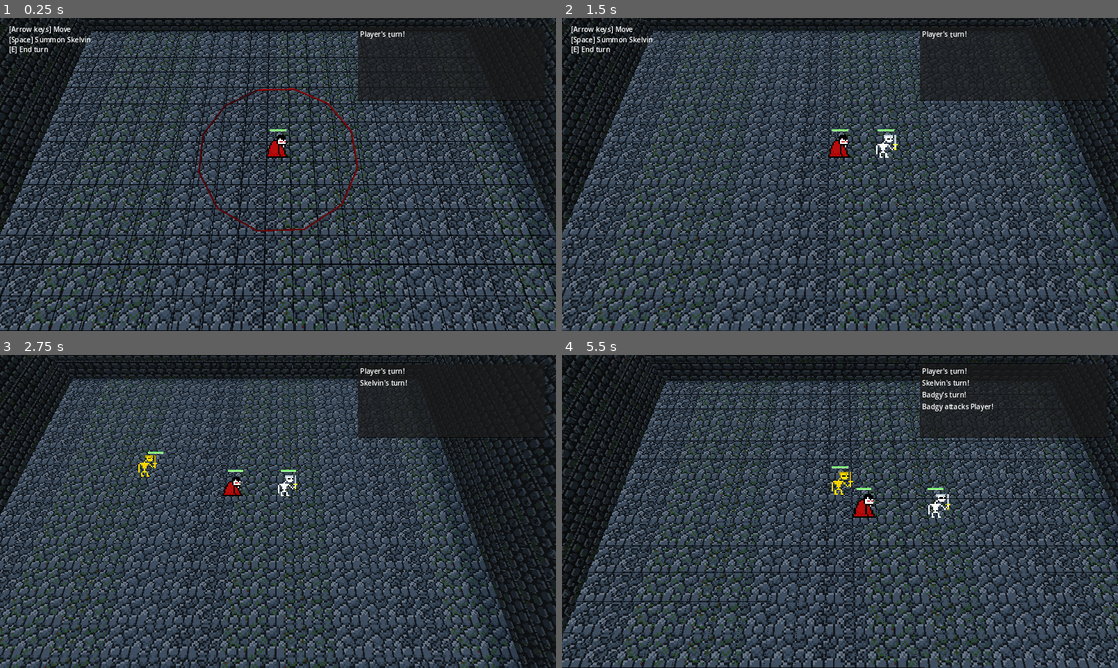
Above: before the commit, frames 1-4 (two rows, left to right).
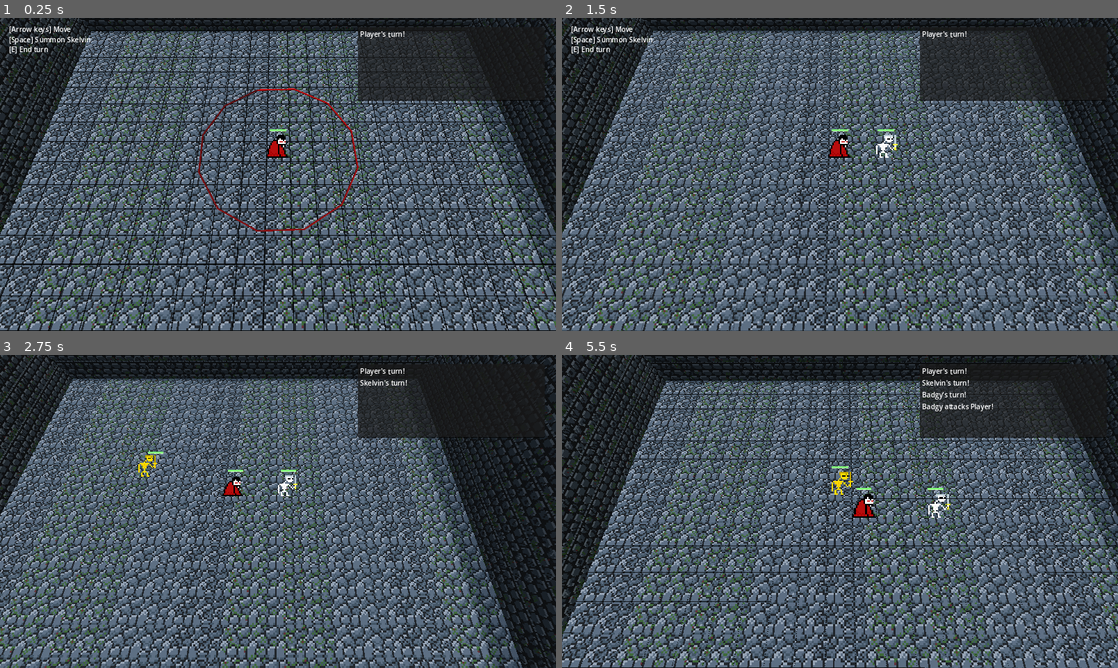
Above: after the commit, the same moments.

Repository: FlamingRat/ldjam55
Game: Godot game, scene res://levels/overworld.tscn
Same seed, same stepped clock (60 frames per second), same inputs: the game is played once before the commit and once after it.
Inputs:
- Up to frame 1 (0.25 s): no input
- Up to frame 2 (1.5 s): tap Enter (ui_accept) at 0.5, 0.77, 1.25 s; hold Right (ui_right) 0.53-1.28 s; tap E (end_turn) at 0.6, 1.35 s; hold Down (ui_down) from 1.28 s (still down)
- Up to frame 3 (2.75 s): tap Enter (ui_accept) at 1.52 s; release Down (ui_down) at 2.03 s; hold Right (ui_right) from 2.03 s (still down); tap E (end_turn) at 2.1 s
- Up to frame 4 (5.5 s): release Right (ui_right) at 2.78 s; hold Up (ui_up) 2.78-3.53 s; tap E (end_turn) every 0.75 s from 2.85 to 5.1 s; tap Enter (ui_accept) at 3.02, 3.77, 4.52 s; hold Left (ui_left) 3.53-5.03 s; hold Down (ui_down) from 5.03 s (still down)

The runs differ from the first frame. In frame 1, 53% of the frame differs, in the area x 0-100%, y 4-100%; in frame 2, 55%; in frame 3, 50%; in frame 4, 52%.

Commit message:
Update texture lighting

Diff:
--- a/levels/overworld.tscn
+++ b/levels/overworld.tscn
@@ -93,9 +93,7 @@
 uv1_scale = Vector3(0.12, 1, 1)
 uv1_offset = Vector3(0.5, 0, 0.5)
 uv1_triplanar = true
-uv1_triplanar_sharpness = 0.999999
-uv2_scale = Vector3(0.12, 1, 1)
-uv2_offset = Vector3(0.5, 0, 0.5)
+uv1_world_triplanar = true
 texture_filter = 0
 
 [sub_resource type="PlaneMesh" id="PlaneMesh_nlgnt"]
@@ -140,7 +138,7 @@
 
 [node name="DirectionalLight3D" type="DirectionalLight3D" parent="."]
 transform = Transform3D(0.192522, 0.975737, 0.104276, 0, -0.106264, 0.994338, 0.981293, -0.191432, -0.0204582, 0, 0, 0)
-light_energy = 0.154
+light_energy = 0.5
 shadow_enabled = true
 shadow_opacity = 0.65
 shadow_blur = 6.0
